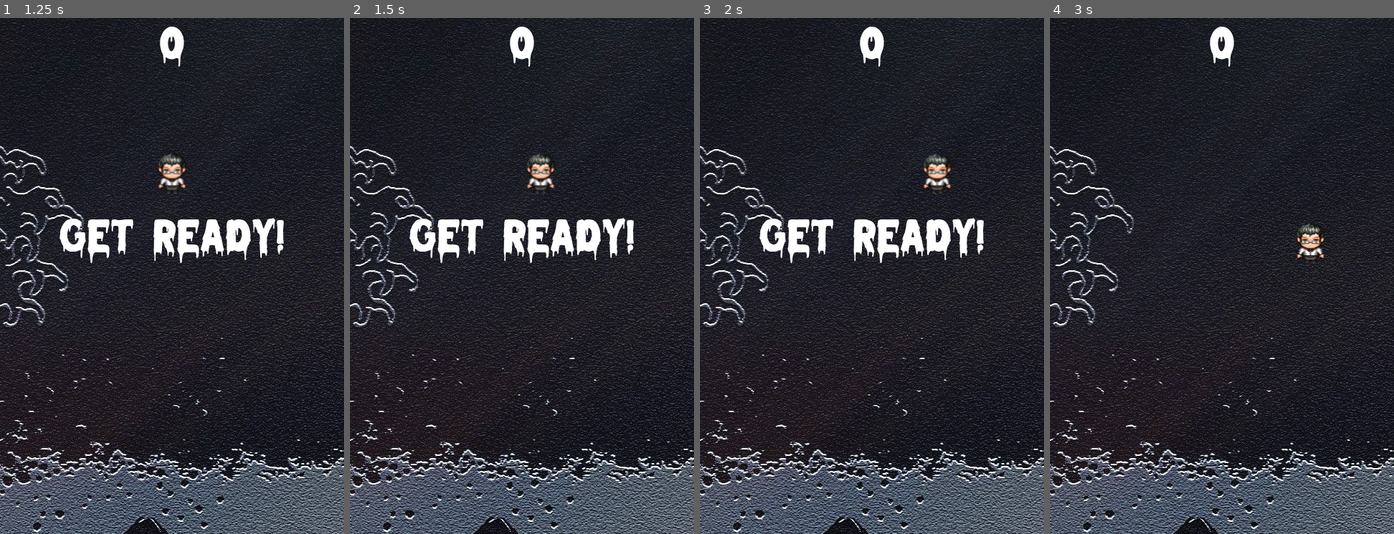
Above: before the commit, frames 1-4 (left to right).
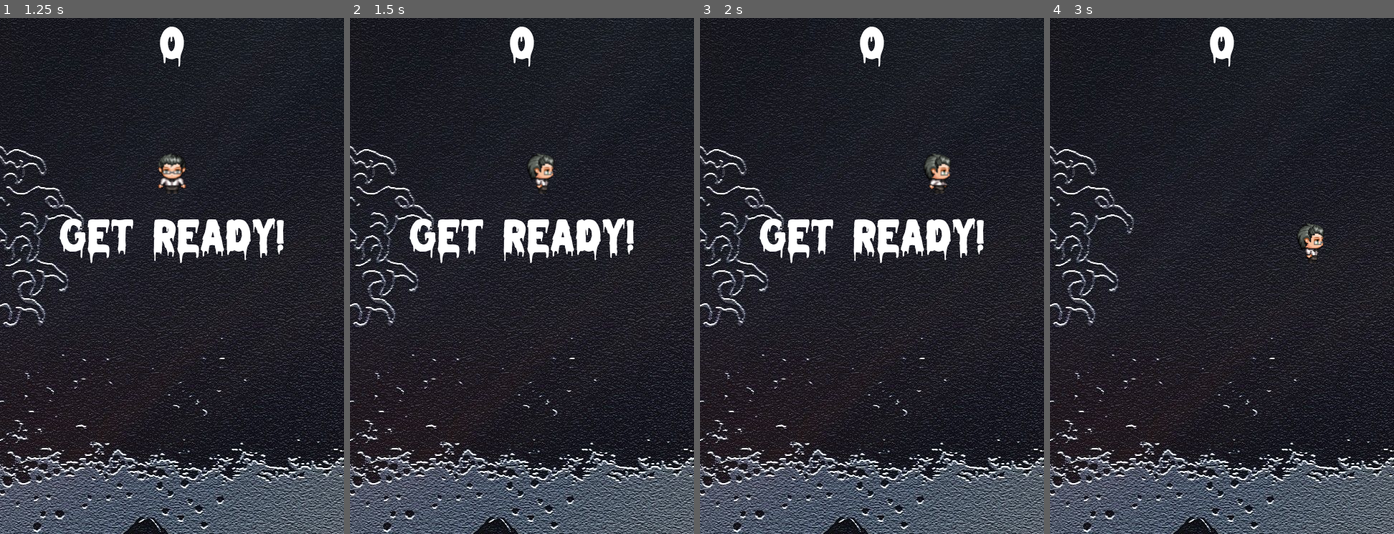
Above: after the commit, the same moments.

Repository: sumx86/Dodge-The-Creeps-tutorial
Game: Godot game, scene res://Main.tscn
Two runs of this game, one before a commit and one after it. Both use one fixed random seed, a clock stepped at 60 frames per second and the inputs below.
Inputs:
- Up to frame 1 (1.25 s): click "Start" at 0.5 s
- Up to frame 2 (1.5 s): tap Enter (start_game) at 1.25, 1.35 s; hold Right from 1.28 s (still down)
- Up to frame 3 (2 s): keep holding Right
- Up to frame 4 (3 s): release Right at 2.03 s; hold Down 2.03-2.78 s; tap Enter (start_game) at 2.1, 2.85 s; hold Right from 2.78 s (still down)

Frame 1 is identical in both runs. In frame 2, 0.4% of the frame differs, in the area x 51-60%, y 26-35%; in frame 3, 0.4%; in frame 4, 0.4%, in the area x 71-80%, y 39-48%.

Commit message:
Add files via upload

Diff:
--- a/dodge-the-creeps/Player.gd
+++ b/dodge-the-creeps/Player.gd
@@ -46,25 +46,27 @@
 	self.velocity = Vector2.ZERO
 	if self.keys.size() > 0:
 		self.last_key = self.keys[-1]
-		if self.keys[-1] == KEY_DOWN:  self.velocity = Vector2(0,  1)
-		if self.keys[-1] == KEY_UP:    self.velocity = Vector2(0, -1)
-		if self.keys[-1] == KEY_LEFT:  self.velocity = Vector2(-1, 0)
-		if self.keys[-1] == KEY_RIGHT: self.velocity = Vector2(1,  0)
-
-	print(self.keys)
+		if self.last_key == KEY_DOWN:  self.velocity = Vector2(0,  1)
+		if self.last_key == KEY_UP:    self.velocity = Vector2(0, -1)
+		if self.last_key == KEY_LEFT:  self.velocity = Vector2(-1, 0)
+		if self.last_key == KEY_RIGHT: self.velocity = Vector2(1,  0)
 
 	if self.velocity != Vector2.ZERO:
 		self.process_player_movement()
-		self.determine_animation()
 		self.move_player(delta)
 	else:
 		$AnimatedSprite.set_frame(0)
 
 func process_player_movement():
-	var _velocity = Vector2.ZERO
-
-func determine_animation():
-	pass
+	match self.velocity:
+		Vector2(-1, 0), Vector2(1, 0):
+			$AnimatedSprite.animation = "walkx"
+			$AnimatedSprite.flip_h = self.velocity.x < 0
+		Vector2(0, 1):
+			$AnimatedSprite.animation = "down"
+		Vector2(0, -1):
+			$AnimatedSprite.animation = "up"
+	$AnimatedSprite.play()
 
 func move_player(delta: float):
 	self.position += self.velocity * speed * delta
